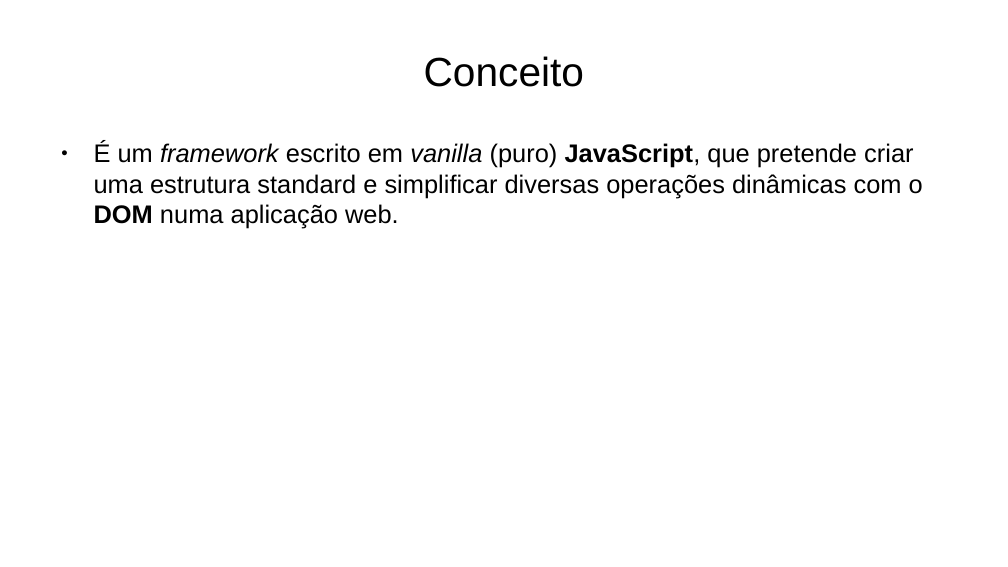
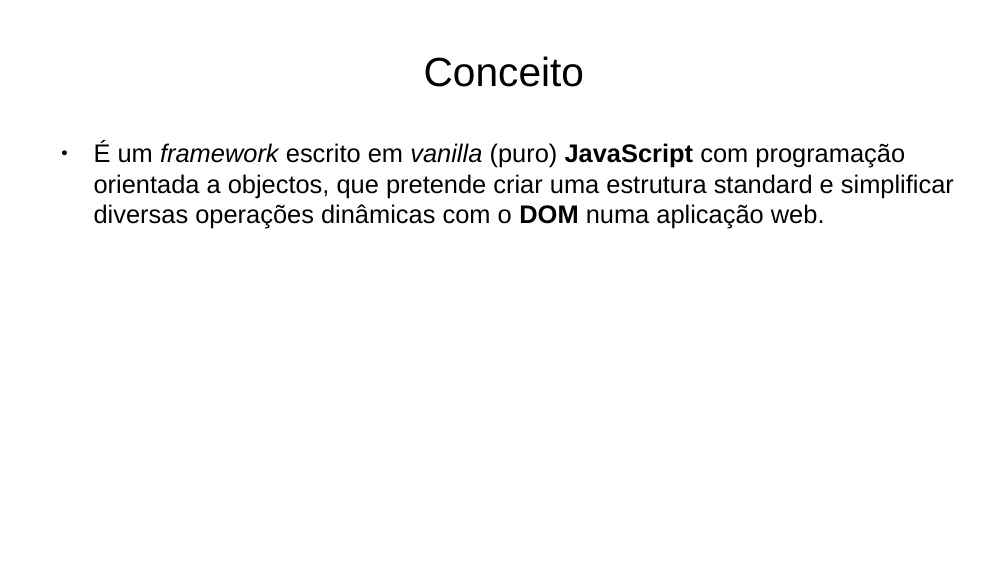
Before and after one commit to joao-neves95/js.web.components, a slide deck: slide 3 of ____docs/js.web.components_presentation_pt.odp. Drawn at 1008x567 pixels with LibreOffice and Linux fonts; fonts in the diff are those of the drawing. Boxes give left, top, right and bottom in pixels: in the first picture for what was removed or moved away, otherwise in the second. Text is boxed around its words. In the diff, an @@ line names an element or a change of style, - is before the commit and + after.

```diff
--- a/____docs/js.web.components_presentation_pt.odp
+++ b/____docs/js.web.components_presentation_pt.odp
@@ text at (94, 142, 954, 229): text changed @@
-● É um framework escrito em vanilla (puro) JavaScript, que pretende criar uma estrutura standard e simplificar diversas operações dinâmicas com o DOM numa aplicação web.
+● É um framework escrito em vanilla (puro) JavaScript com programação orientada a objectos, que pretende criar uma estrutura standard e simplificar diversas operações dinâmicas com o DOM numa aplicação web.
```
Also in this commit, not shown: 5 other slides changed, 1 other file.
